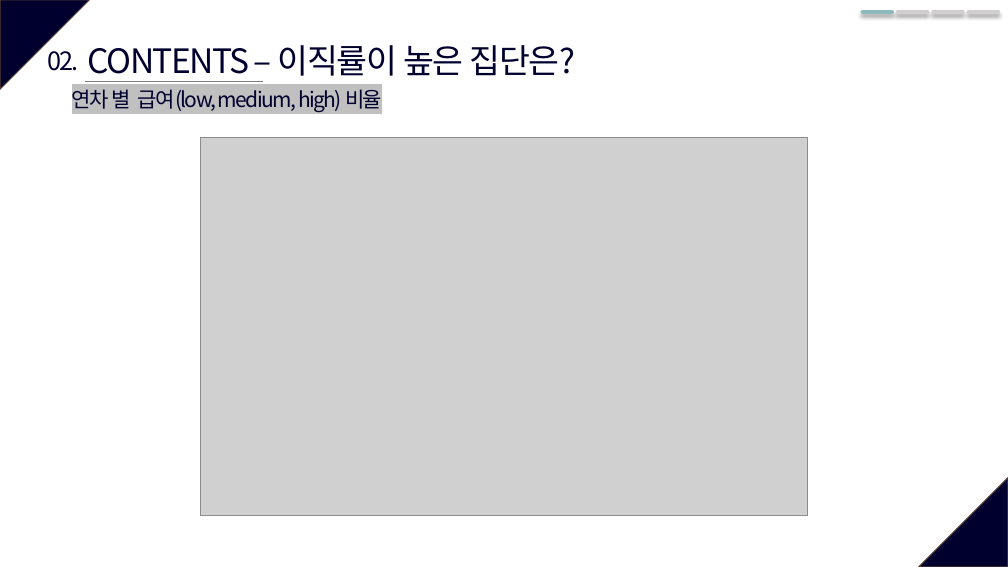
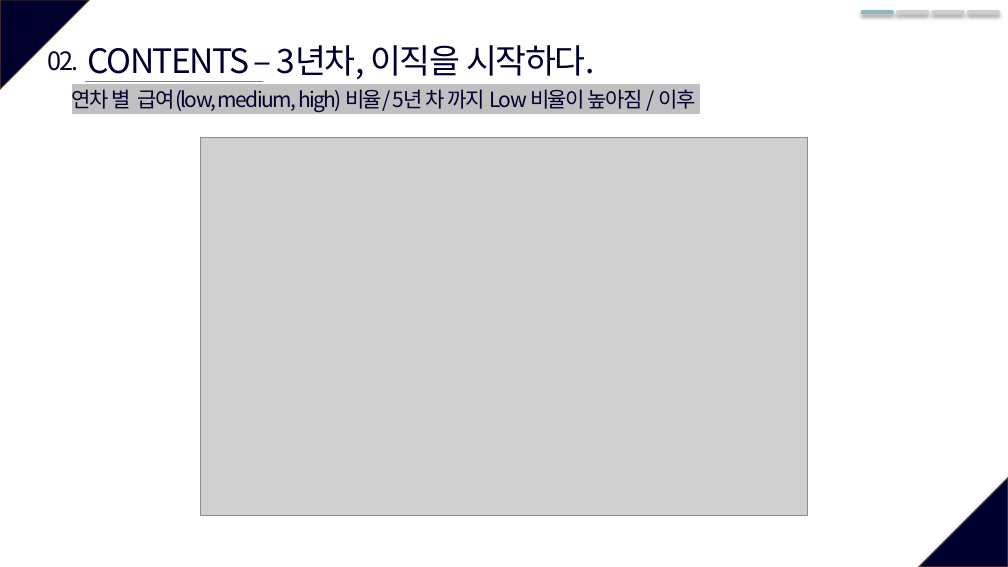
Before and after one commit to JxxHxxx/Ubion-Mini-Project-HR-Analysis, a slide deck: slide 11 of 데이터분석은위대하다.pptx. Drawn at 1008x567 pixels with LibreOffice and Linux fonts; fonts in the diff are those of the drawing; grey boxes stand for pictures. Boxes give left, top, right and bottom in pixels: in the first picture for what was removed or moved away, otherwise in the second. Text is boxed around its words. In the diff, an @@ line names an element or a change of style, - is before the commit and + after.

```diff
--- a/데이터분석은위대하다.pptx
+++ b/데이터분석은위대하다.pptx
@@ text at (88,45,595,82): text changed @@
-CONTENTS – 이직률이 높은 집단은?
+CONTENTS – 3년차, 이직을 시작하다.
@@ text at (72,89,695,113): text changed @@
-연차 별 급여(low, medium, high) 비율
+연차 별 급여(low, medium, high) 비율/ 5년 차 까지 Low 비율이 높아짐 / 이후
```
Also in this commit, not shown: 6 other slides changed, 14 slides added, 8 slides removed.
